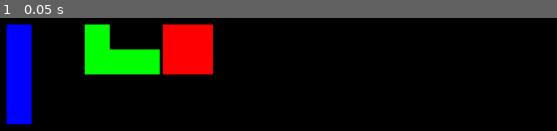
Above: before the commit, frame 1.
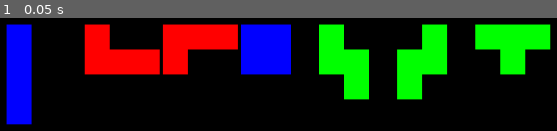
Above: after the commit, the same moment.

Repository: danielcannell/rotatris
Game: Godot game, scene res://Main.tscn
The game is run twice, just before and just after one commit, with the same random seed, the same clock (stepped at 60 frames per second) and the same inputs.
Inputs:
- Up to frame 1 (0.05 s): no input

The runs differ from the first frame. In frame 1, 23% of the frame differs, in the area x 15-99%, y 5-73%.

Commit message:
Add globals, add remaining blocks

Diff:
--- a/Block.gd
+++ b/Block.gd
@@ -3,26 +3,34 @@
 
 const BLOCK_SIZE: int = 32
 
-var shape: int
 var squares: Array; # of (int, int)
 var color: int
 
 
-func _init(_shape: int):
-    self.shape = _shape
-    self.squares = []
+# shape is Globals.DefaultShapes
+func from_shape(shape: int):
+    self.color = randi() % Globals.ShapeColors.size()
 
-    # TODO random color
-    self.color = _shape
-
-    if _shape == 0:
+    if shape == Globals.DefaultShapes.I:
         self.squares = [[0,0], [0,1], [0,2], [0,3]]
-    elif _shape == 1:
+    elif shape == Globals.DefaultShapes.J:
         self.squares = [[0,0], [0,1], [1,1], [2,1]]
-    elif _shape == 2:
+    elif shape == Globals.DefaultShapes.L:
+        self.squares = [[0,0], [0,1], [1,0], [2,0]]
+    elif shape == Globals.DefaultShapes.O:
         self.squares = [[0,0], [0,1], [1,1], [1,0]]
+    elif shape == Globals.DefaultShapes.Z:
+        self.squares = [[0,0], [0,1], [1,1], [1,2]]
+    elif shape == Globals.DefaultShapes.S:
+        self.squares = [[1,0], [1,1], [0,1], [0,2]]
+    elif shape == Globals.DefaultShapes.T:
+        self.squares = [[0,0], [1,0], [1,1], [2,0]]
     else:
         assert(false)
+
+
+func random():
+    self.from_shape(randi() % Globals.DefaultShapes.size())
 
 
 func _ready():
@@ -43,7 +51,7 @@
         child.position = Vector2(x, y) * BLOCK_SIZE
         child.frames = load("res://Art/blocks.tres")
         child.animation = "default"
-        child.frame = self.color
+        child.frame = self.color % child.frames.get_frame_count(child.animation)
         add_child(child)
 
 
--- /dev/null
+++ b/Globals.gd
@@ -0,0 +1,17 @@
+extends Node
+
+enum DefaultShapes {
+    I,
+    J,
+    L,
+    O,
+    Z,
+    S,
+    T,
+}
+
+enum ShapeColors {
+    BLUE,
+    GREEN,
+    RED,
+}
--- a/Playfield.gd
+++ b/Playfield.gd
@@ -8,8 +8,9 @@
 func _ready():
     self.blocks = []
 
-    for x in range(3):
-        var block: Node2D = Block.new(x)
+    for x in range(7):
+        var block: Node2D = Block.new()
+        block.from_shape(x)
         block.position = Vector2(50 + x * 100, 50)
         add_child(block)
         self.blocks.append(block)
--- a/project.godot
+++ b/project.godot
@@ -24,6 +24,10 @@
 run/main_scene="res://Main.tscn"
 config/icon="res://icon.png"
 
+[autoload]
+
+Globals="*res://Globals.gd"
+
 [gui]
 
 common/drop_mouse_on_gui_input_disabled=true
